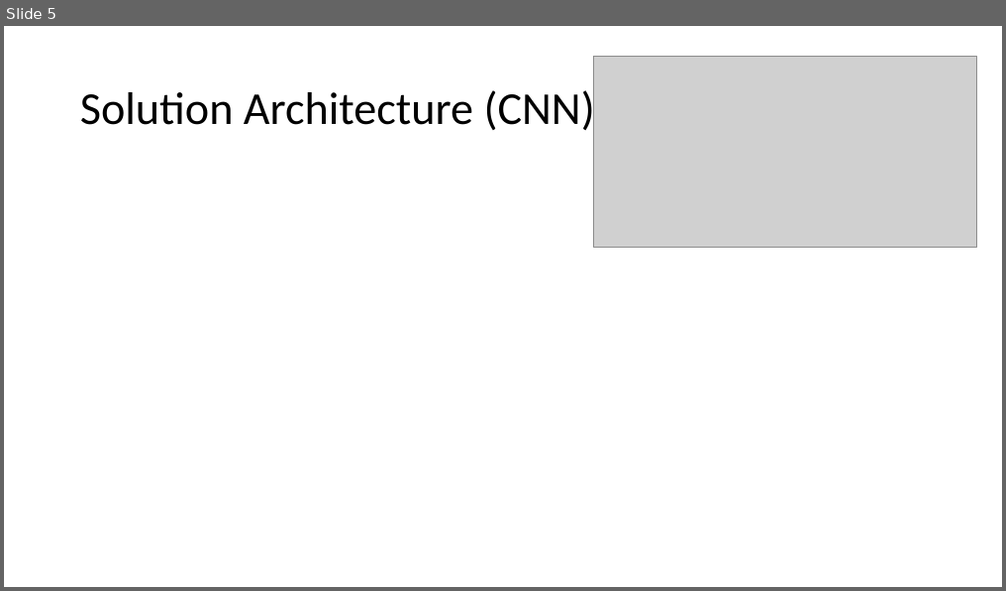
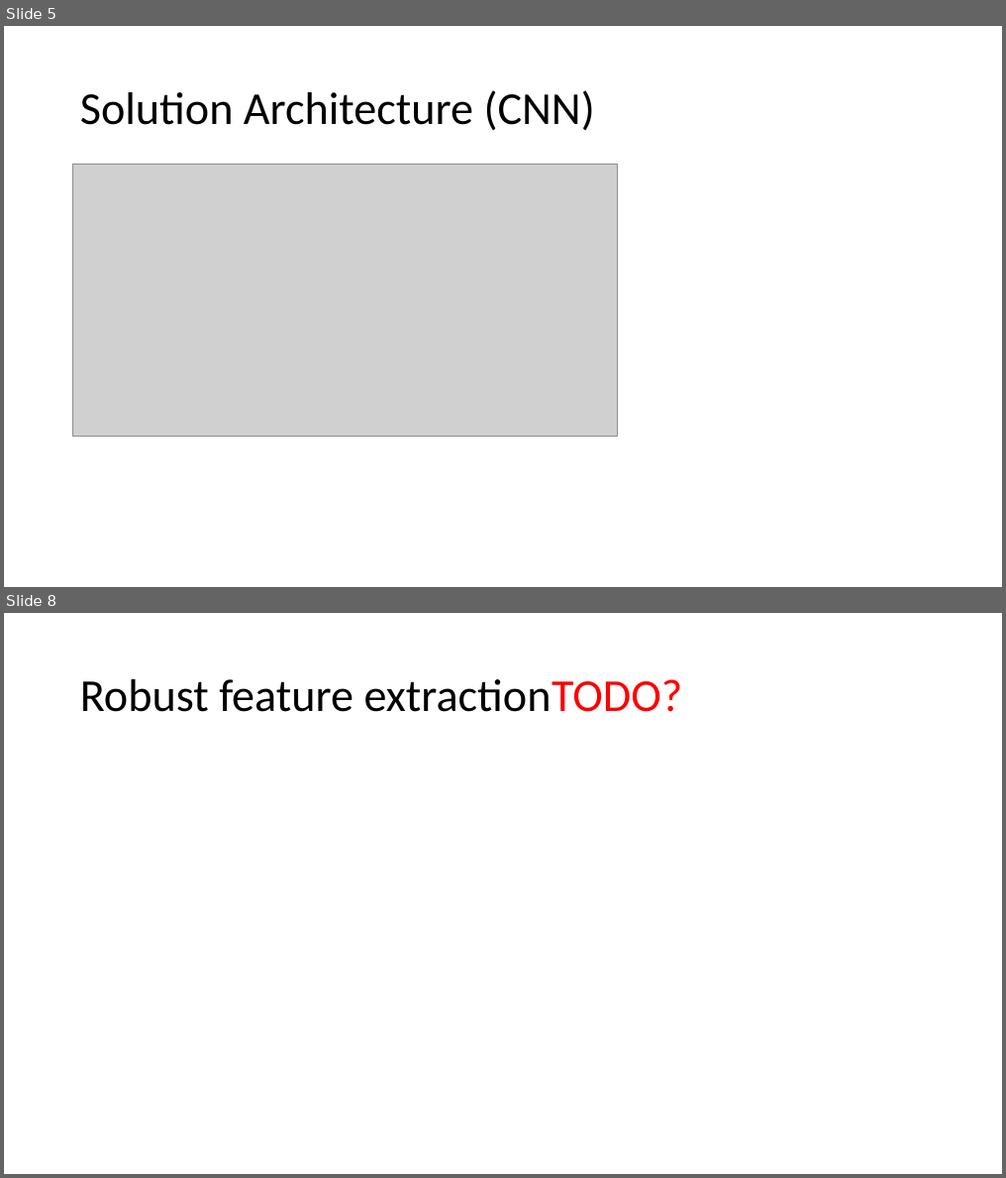
Before and after one commit to MorganMWJ/sem1020-paper-presentations, a slide deck: dr_slides.pptx. Shown one above the other, each under a label of ours: slide 5 before the commit, slides 5 and 8 after it; the slides between them are not shown. The pictures are 1006x591 and 1006x1178 pixels, drawn with LibreOffice and Linux fonts; fonts in the diff are those of the drawing; grey boxes stand for pictures. Boxes give left, top, right and bottom in pixels: in the first picture for what was removed or moved away, otherwise in the second. Text is boxed around its words. In the diff, an @@ line names an element or a change of style, - is before the commit and + after.

```diff
--- a/dr_slides.pptx
+++ b/dr_slides.pptx
@@ slide 8 added at bbox=[4, 613, 1002, 1174], background #FFFFFF @@
@@ title added at bbox=[80, 679, 683, 712], 44 pt, text #000000 @@
+Robust feature extractionTODO?
@@ slide 5 changed as well @@
@@ picture: place and size @@
-picture at bbox=[593, 56, 976, 247]
+picture at bbox=[73, 165, 618, 436]
```
Also in this commit, not shown: 4 other slides changed, 5 other slides added, 2 slides removed, 4 other files.
